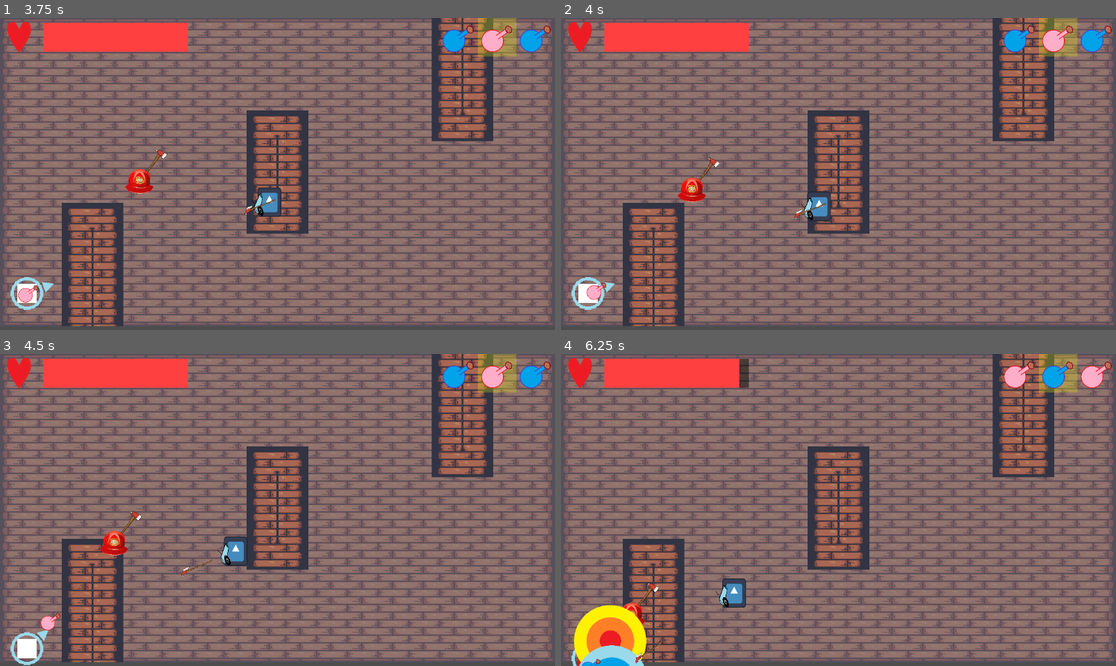
Above: before the commit, frames 1-4 (two rows, left to right).
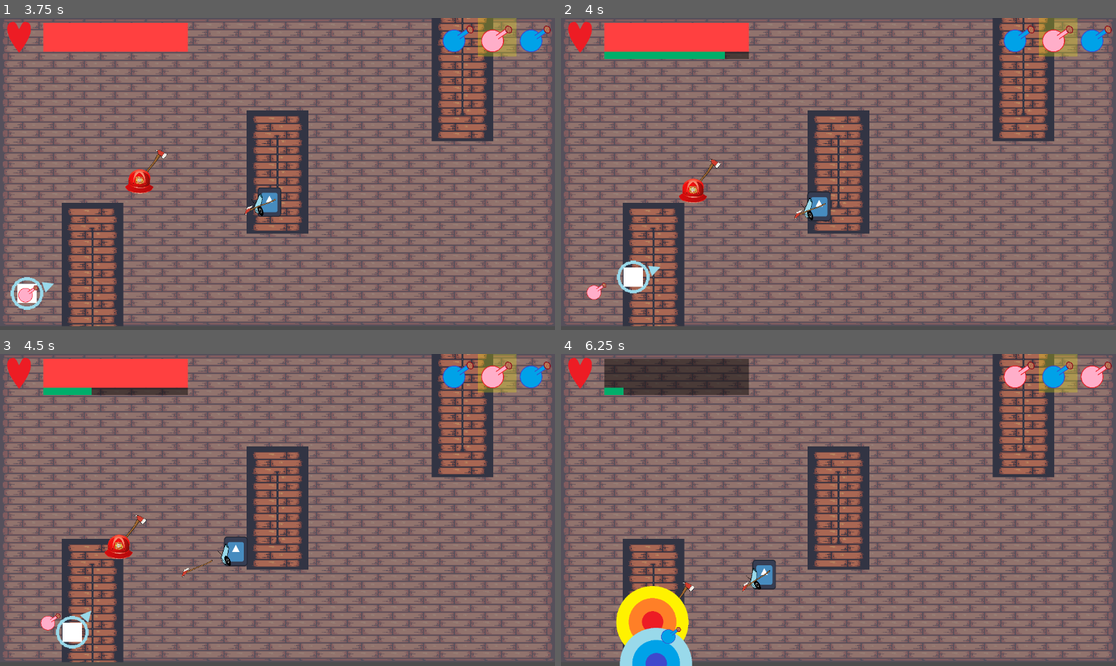
Above: after the commit, the same moments.

Repository: K-O-META/Alchemy_Prot_1
Game: Godot game, scene res://Stages/MenuStage/menu_stage.tscn
The game is run twice, just before and just after one commit, with the same random seed, the same clock (stepped at 60 frames per second) and the same inputs. The engine's default icon, where the game draws it, is replaced by a stand-in: a white triangle on a blue panel in a dark square.
Inputs (mouse positions are in pixels of both pictures, inside the frame that each line leads up to):
- Up to frame 1 (3.75 s): click "Start" at 0.5 s; click "Next" at 1.25 s; click "Next" at 2 s; click "PLAY!" at 2.75 s; move the mouse to (399, 158) at 3.52 s; hold E (potion_switch_right) from 3.53 s (still down); click (399, 158) at 3.6 s
- Up to frame 2 (4 s): keep holding E (potion_switch_right); tap Space (dash, bound only after the commit) at 3.8 s
- Up to frame 3 (4.5 s): move the mouse to (166, 525) at 4.27 s; release E (potion_switch_right) at 4.28 s; hold Down (ui_down) from 4.28 s (still down); tap Space (dash, bound only after the commit) at 4.35 s
- Up to frame 4 (6.25 s): click (727, 525) at 4.55 s; move the mouse to (894, 441) at 5.02 s; release Down (ui_down) at 5.03 s; hold E (potion_switch_right) 5.03-5.78 s; click (894, 441) at 5.1 s; tap Space (dash, bound only after the commit) at 5.3, 5.85 s; move the mouse to (810, 572) at 5.77 s; hold Up (ui_up) from 5.78 s (still down); click (810, 572) at 6.05 s

Frame 1 is identical in both runs. In frame 2, 1.7% of the frame differs, in the area x 1-47%, y 10-94%; in frame 3, 2.1%; in frame 4, 8.0%, in the area x 1-39%, y 1-100%.
Error after the commit: Invalid access to property or key 'is_dash_on_cooldown' on a base object of type 'previously freed'. (res://Utilities/UI/ui.gd:25)

Commit message:
Add dash, tracked by UI

Diff:
--- a/Entities/Player/player.gd
+++ b/Entities/Player/player.gd
@@ -2,11 +2,14 @@
 
 @export var health_component: HealthComponent
 
-var move_speed := 200.0
+@export var move_speed: float = 200.0
+@export var dash_distance: float = 100
+@export var dash_cooldown: float = 1.0
+var is_dash_on_cooldown: bool = false
 var is_shooting: bool = false
 var actual_shooting_range: float = 0.0
-var range_limit: float = 6.0
-var shooting_speed:float = 6.0
+@export var range_limit: float = 6.0
+@export var shooting_speed:float = 6.0
 var potion_to_throw_scene := load("res://Entities/Potion/potion_to_throw.tscn")
 
 func _process(delta: float) -> void:
@@ -19,6 +22,9 @@
 	velocity = input_vector * move_speed
 	move_and_slide()
 
+	if Input.is_action_just_pressed("dash") and not is_dash_on_cooldown:
+		dash(input_vector)
+
 	#SHOOTING
 	aiming()
 	if Input.is_action_just_pressed("shooting"):
@@ -26,6 +32,18 @@
 	if is_shooting:
 		start_shooting(delta)
 
+	# DASHING
+func dash(input_vector: Vector2) -> void:
+	is_dash_on_cooldown = true
+	var direction
+	# DASHING DIRECTION
+	if input_vector:
+		direction = input_vector * dash_distance
+	else:
+		direction = (get_global_mouse_position() - global_position).normalized() * dash_distance
+	position += direction
+	await get_tree().create_timer(dash_cooldown).timeout
+	is_dash_on_cooldown = false
 
 # SHOOTING
 func aiming() -> void:
--- a/Utilities/UI/ui.gd
+++ b/Utilities/UI/ui.gd
@@ -2,6 +2,7 @@
 
 @onready var potion_icons: Array = []
 @export var player: Player
+var dash_cooldown_value: float = 1.0
 
 
 # Called when the node enters the scene tree for the first time.
@@ -10,15 +11,26 @@
 
 
 # Called every frame. 'delta' is the elapsed time since the previous frame.
-func _process(_delta: float) -> void:
+func _process(delta: float) -> void:
 	if Input.is_action_just_pressed("potion_switch_left"):
 		change_potion(false)
 	if Input.is_action_just_pressed("potion_switch_right"):
 		change_potion()
+	# HP TRACKER
 	if player:
 		$HealthBar/HPBar.scale.x = float(player.health_component.current_health) / float(player.health_component.max_health)
 	else:
 		$HealthBar/HPBar.scale.x = 0
+	# DASH CD TRACKER
+	if player.is_dash_on_cooldown:
+		$HealthBar/DashBackgroundBar.visible = true
+		$HealthBar/DashBar.visible = true
+		dash_cooldown_value -= delta / player.dash_cooldown
+		$HealthBar/DashBar.scale.x = dash_cooldown_value
+	else:
+		$HealthBar/DashBackgroundBar.visible = false
+		$HealthBar/DashBar.visible = false
+		dash_cooldown_value = 1.0
 
 
 func change_potion(for_next: bool = true) -> void:
--- a/Utilities/UI/ui.tscn
+++ b/Utilities/UI/ui.tscn
@@ -85,6 +85,27 @@
 scale = Vector2(0.25, 1)
 color = Color(1, 0.25098, 0.25098, 1)
 
+[node name="DashBackgroundBar" type="ColorRect" parent="HealthBar"]
+visible = false
+custom_minimum_size = Vector2(300, 15)
+layout_mode = 0
+offset_left = 90.0
+offset_top = 70.0
+offset_right = 390.0
+offset_bottom = 85.0
+color = Color(0, 0, 0, 0.498039)
+
+[node name="DashBar" type="ColorRect" parent="HealthBar"]
+visible = false
+custom_minimum_size = Vector2(300, 15)
+layout_mode = 0
+offset_left = 90.0
+offset_top = 70.0
+offset_right = 390.0
+offset_bottom = 85.0
+scale = Vector2(0.25, 1)
+color = Color(1.44392e-06, 0.680944, 0.415254, 1)
+
 [node name="RangeBar" type="Control" parent="."]
 visible = false
 custom_minimum_size = Vector2(400, 80)
--- a/project.godot
+++ b/project.godot
@@ -73,6 +73,11 @@
 "events": [Object(InputEventMouseButton,"resource_local_to_scene":false,"resource_name":"","device":-1,"window_id":0,"a …(253 unchanged characters)…
 ]
 }
+dash={
+"deadzone": 0.0,
+"events": [Object(InputEventKey,"resource_local_to_scene":false,"resource_name":"","device":-1,"window_id":0,"alt_pressed":false,"shift_pressed":false,"ctrl_pressed":false,"meta_pressed":false,"pressed":false,"keycode":0,"physical_keycode":32,"key_label":0,"unicode":32,"location":0,"echo":false,"script":null)
+]
+}
 
 [rendering]
 
